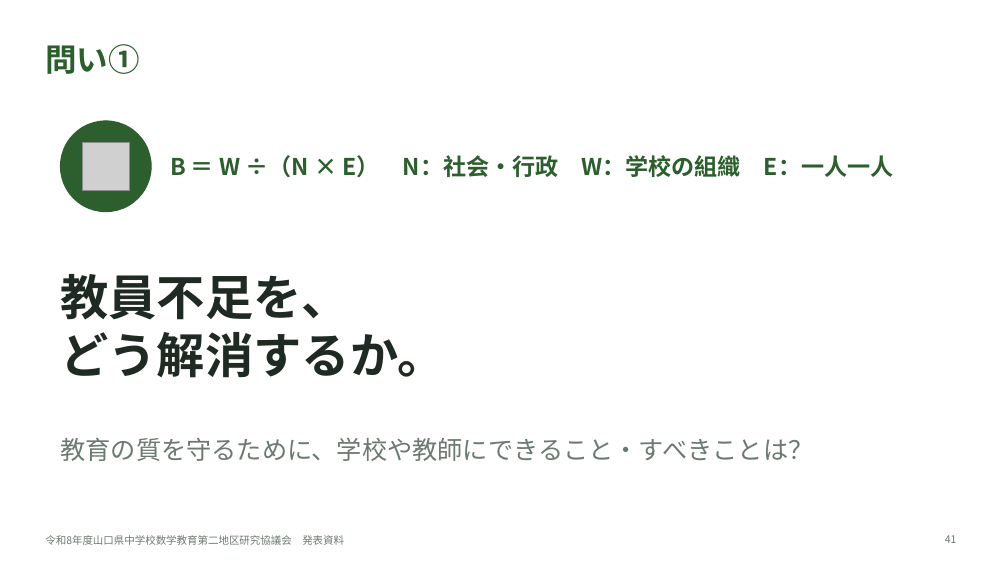
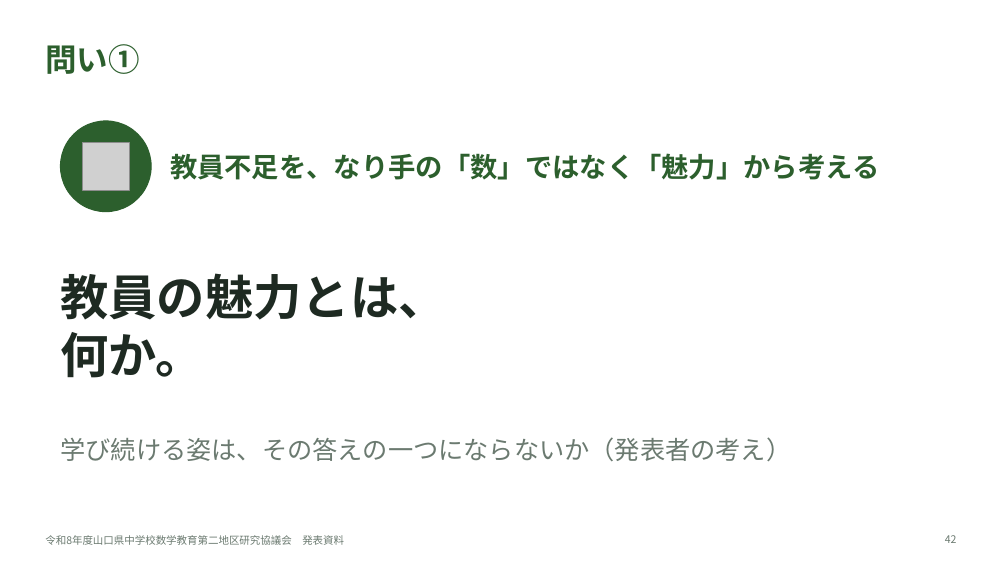
Before and after one commit to margiela14th-sudo/my-ai-project, a slide deck: slide 42 of 07_完成資料/県大会発表_生成AI授業再構築.pptx (slide 41 before the commit). Drawn at 1008x567 pixels with LibreOffice and Linux fonts; fonts in the diff are those of the drawing; grey boxes stand for pictures. Boxes give left, top, right and bottom in pixels: in the first picture for what was removed or moved away, otherwise in the second. Text is boxed around its words. In the diff, an @@ line names an element or a change of style, - is before the commit and + after.

```diff
--- a/07_完成資料/県大会発表_生成AI授業再構築.pptx
+++ b/07_完成資料/県大会発表_生成AI授業再構築.pptx
@@ text at (170,153,879,180): text changed; size 22 to 26 pt @@
-B ＝ W ÷（N × E） N：社会・行政 W：学校の組織 E：一人一人
+教員不足を、なり手の「数」ではなく「魅力」から考える
@@ text at (60,273,446,378): text changed @@
-教員不足を、
-どう解消するか。
+教員の魅力とは、
+何か。
@@ text at (60,437,791,461): text changed @@
-教育の質を守るために、学校や教師にできること・すべきことは？
+学び続ける姿は、その答えの一つにならないか（発表者の考え）
@@ page number at (945,535,957,543): text changed @@
-41
+42
```
Also in this commit, not shown: 5 other slides changed, 1 slide added, 10 other files.
